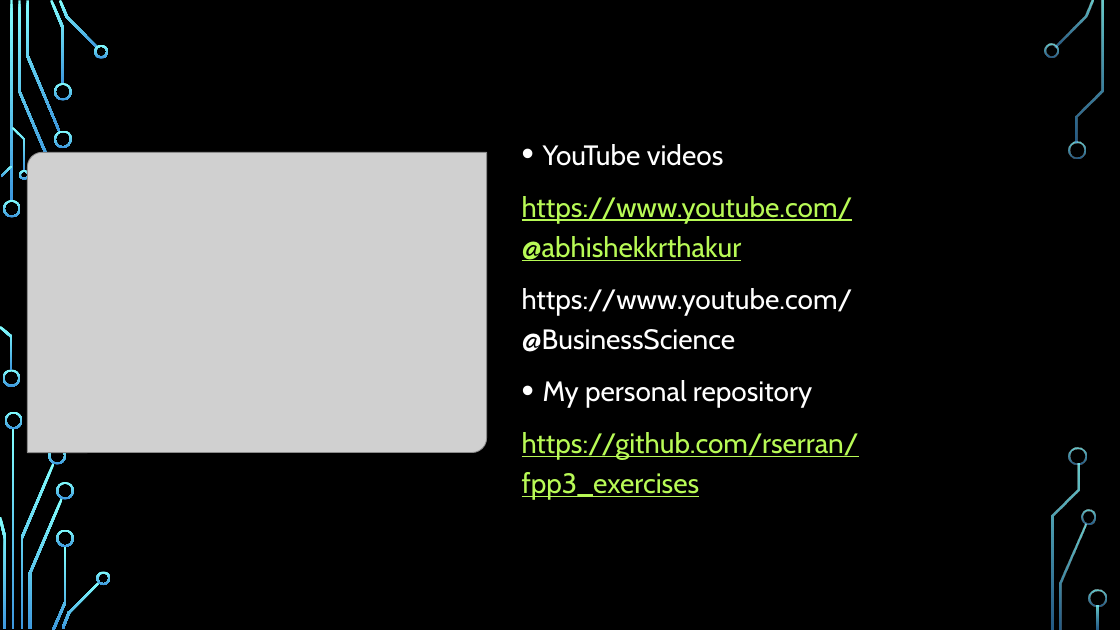
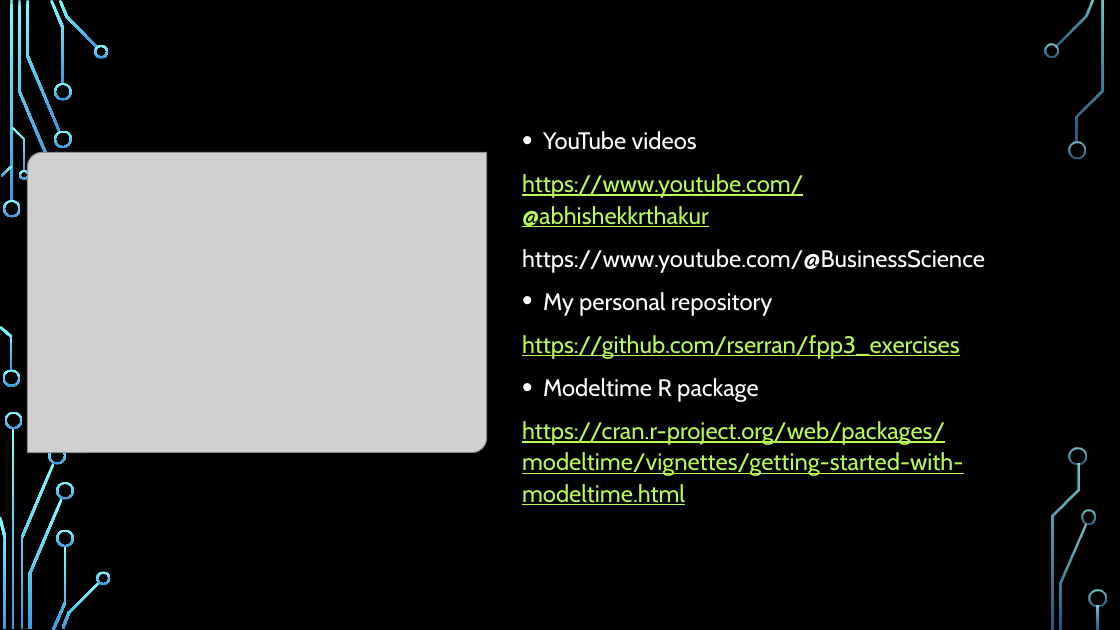
Before and after one commit to rserran/fpp3_exercises, a slide deck: slide 4 of fpp_cohort_2.pptx. Drawn at 1120x630 pixels with LibreOffice and Linux fonts; fonts in the diff are those of the drawing; grey boxes stand for pictures; background and template pictures are left out. Boxes give left, top, right and bottom in pixels: in the first picture for what was removed or moved away, otherwise in the second. Text is boxed around its words. In the diff, an @@ line names an element or a change of style, - is before the commit and + after.

```diff
--- a/fpp_cohort_2.pptx
+++ b/fpp_cohort_2.pptx
@@ text at (x1=522, y1=131, x2=985, y2=359): size 24 to 20.4 pt in "YouTube videos", "https://www.youtube.com/@abhishekkrthakur", "https://www.youtube.com/@BusinessScience", "My personal repository" and 1 more places; line spacing 1.2 to 1.1 @@
@@ text at (x1=522, y1=378, x2=963, y2=505): paragraphs added @@
+• Modeltime R package
+https://cran.r-project.org/web/packages/modeltime/vignettes/getting-started-with-modeltime.html
```
Also in this commit, not shown: 3 other files.
